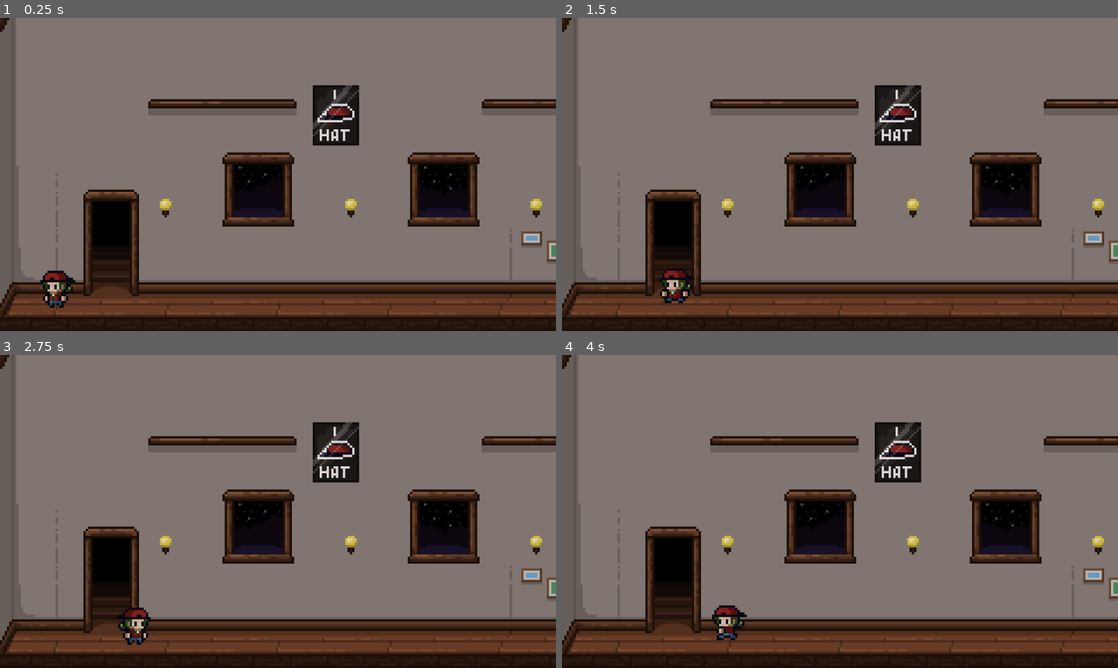
Above: before the commit, frames 1-4 (two rows, left to right).
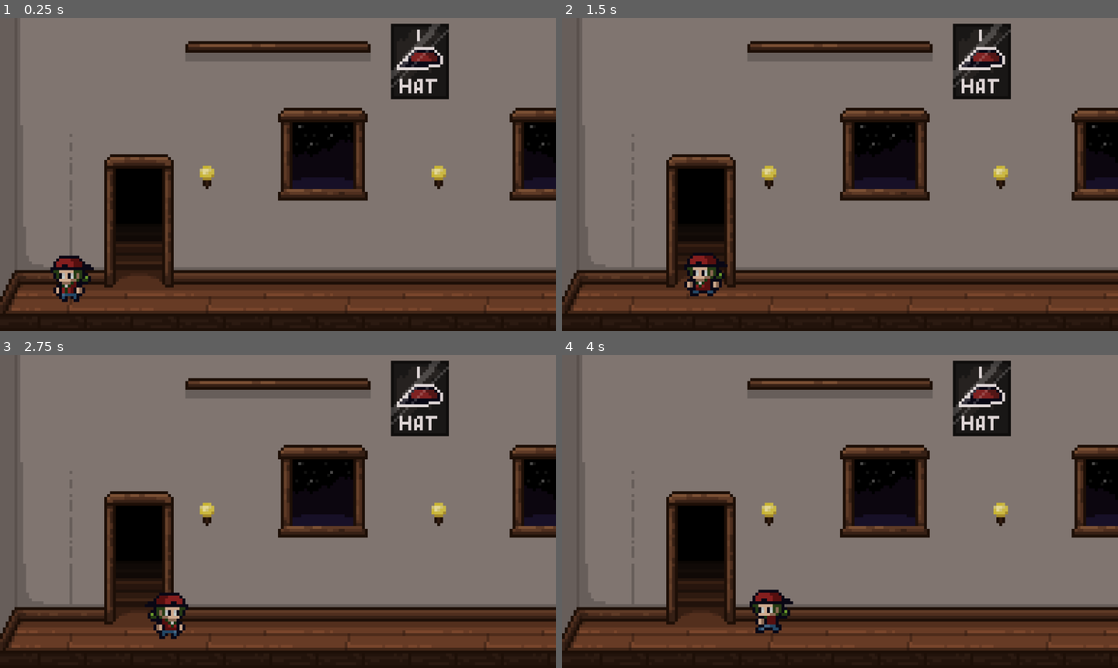
Above: after the commit, the same moments.

Repository: Sleeping-Robot-Games/Hat-Trick
Game: Godot game, scene res://scenes/game.tscn
The game is run twice, just before and just after one commit, with the same random seed, the same clock (stepped at 60 frames per second) and the same inputs. This scene is started directly instead of the project's main scene.
Inputs:
- Up to frame 1 (0.25 s): no input
- Up to frame 2 (1.5 s): hold Right (ui_right) 0.53-1.28 s; hold Left (ui_left) from 1.28 s (still down)
- Up to frame 3 (2.75 s): release Left (ui_left) at 2.03 s; hold Right (ui_right) from 2.03 s (still down)
- Up to frame 4 (4 s): release Right (ui_right) at 3.53 s; hold Left (ui_left) from 3.53 s (still down)

The runs differ from the first frame. In frame 1, 35% of the frame differs, in the area x 0-100%, y 0-96%; in frame 2, 35%; in frame 3, 35%; in frame 4, 35%.

Commit message:
Adds camera to player

Diff:
--- a/scenes/player.tscn
+++ b/scenes/player.tscn
@@ -13,6 +13,13 @@
 scale = Vector2(2, 2)
 script = ExtResource("1_x4b10")
 
+[node name="Player Camera" type="Camera2D" parent="."]
+offset = Vector2(0, -112)
+zoom = Vector2(1.25, 1.25)
+limit_left = 0
+limit_right = 960
+position_smoothing_enabled = true
+
 [node name="CollisionShape2D" type="CollisionShape2D" parent="."]
 position = Vector2(0, 7)
 shape = SubResource("CapsuleShape2D_c2sdf")
